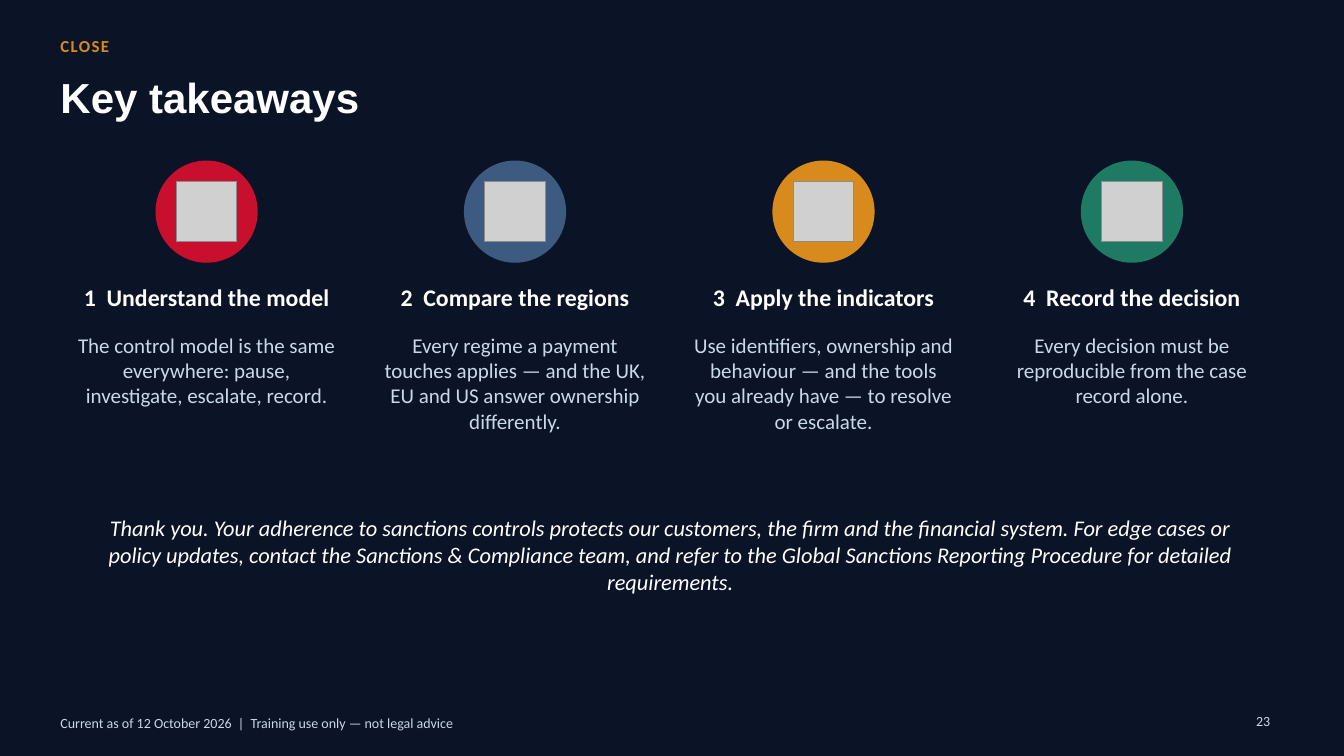
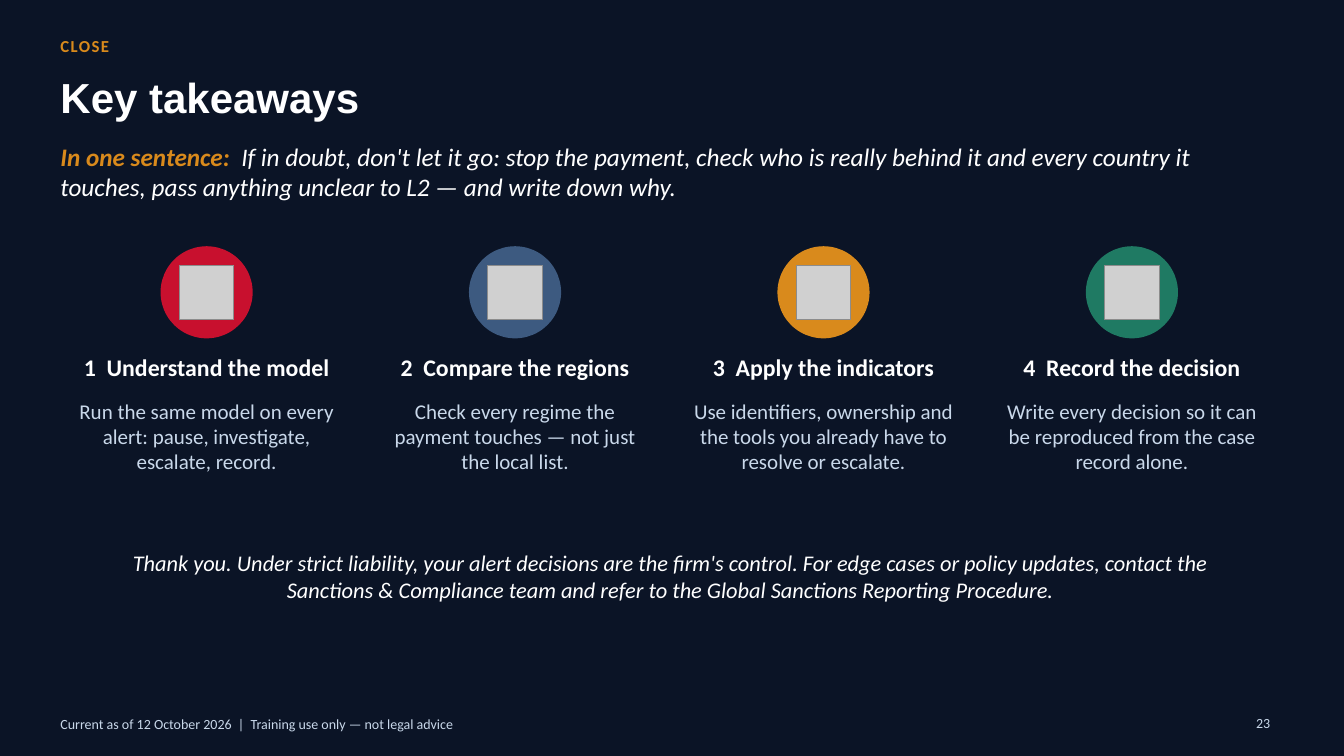
Before and after one commit to danielslonim-art/Screening, a slide deck: slide 23 of training/sanctions-in-practice-2026-10/sanctions-in-practice-analyst-edition.pptx. Drawn at 1344x756 pixels with LibreOffice and Linux fonts; fonts in the diff are those of the drawing; grey boxes stand for pictures. Boxes give left, top, right and bottom in pixels: in the first picture for what was removed or moved away, otherwise in the second. Text is boxed around its words. In the diff, an @@ line names an element or a change of style, - is before the commit and + after.

```diff
--- a/training/sanctions-in-practice-2026-10/sanctions-in-practice-analyst-edition.pptx
+++ b/training/sanctions-in-practice-2026-10/sanctions-in-practice-analyst-edition.pptx
@@ text added at [60, 148, 1190, 201], 18 pt, text #FFFFFF, italic @@
+In one sentence: If in doubt, don't let it go: stop the payment, check who is really behind it and every country it touches, pass anything unclear to L2 — and write down why.
@@ ellipse: place and size @@
-ellipse at [156, 161, 257, 262]
+ellipse at [161, 247, 252, 338]
@@ picture: place and size @@
-picture at [176, 181, 237, 242]
+picture at [179, 265, 234, 320]
@@ ellipse: place and size @@
-ellipse at [465, 161, 566, 262]
+ellipse at [470, 247, 561, 338]
@@ picture: place and size @@
-picture at [485, 181, 545, 242]
+picture at [488, 265, 542, 320]
@@ ellipse: place and size @@
-ellipse at [773, 161, 874, 262]
+ellipse at [778, 247, 869, 338]
@@ picture: place and size @@
-picture at [793, 181, 854, 242]
+picture at [797, 265, 851, 320]
@@ ellipse: place and size @@
-ellipse at [1082, 161, 1183, 262]
+ellipse at [1087, 247, 1178, 338]
@@ picture: place and size @@
-picture at [1102, 181, 1163, 242]
+picture at [1105, 265, 1159, 320]
@@ text "1 Understand the model": place and size @@
-text "1 Understand the model" at [84, 289, 329, 306]
+text "1 Understand the model" at [84, 359, 329, 376]
@@ text "2 Compare the regions": place and size @@
-text "2 Compare the regions" at [401, 289, 629, 310]
+text "2 Compare the regions" at [401, 359, 629, 380]
@@ text "3 Apply the indicators": place and size @@
-text "3 Apply the indicators" at [713, 289, 934, 310]
+text "3 Apply the indicators" at [713, 359, 934, 380]
@@ text "4 Record the decision": place and size @@
-text "4 Record the decision" at [1023, 289, 1241, 306]
+text "4 Record the decision" at [1023, 359, 1241, 376]
@@ text at [79, 404, 334, 472]: text changed @@
-The control model is the same everywhere: pause, investigate, escalate, record.
+Run the same model on every alert: pause, investigate, escalate, record.
@@ text at [395, 404, 635, 469]: text changed @@
-Every regime a payment touches applies — and the UK, EU and US answer ownership differently.
+Check every regime the payment touches — not just the local list.
@@ text at [694, 404, 953, 469]: text changed @@
-Use identifiers, ownership and behaviour — and the tools you already have — to resolve or escalate.
+Use identifiers, ownership and the tools you already have to resolve or escalate.
@@ text at [1007, 404, 1257, 469]: text changed @@
-Every decision must be reproducible from the case record alone.
+Write every decision so it can be reproduced from the case record alone.
@@ text at [133, 555, 1207, 602]: text changed @@
-Thank you. Your adherence to sanctions controls protects our customers, the firm and the financial system. For edge cases or policy updates, contact the Sanctions & Compliance team, and refer to the Global Sanctions Reporting Procedure for detailed requirements.
+Thank you. Under strict liability, your alert decisions are the firm's control. For edge cases or policy updates, contact the Sanctions & Compliance team and refer to the Global Sanctions Reporting Procedure.
```
Also in this commit, not shown: 23 other slides changed, 2 other files.
